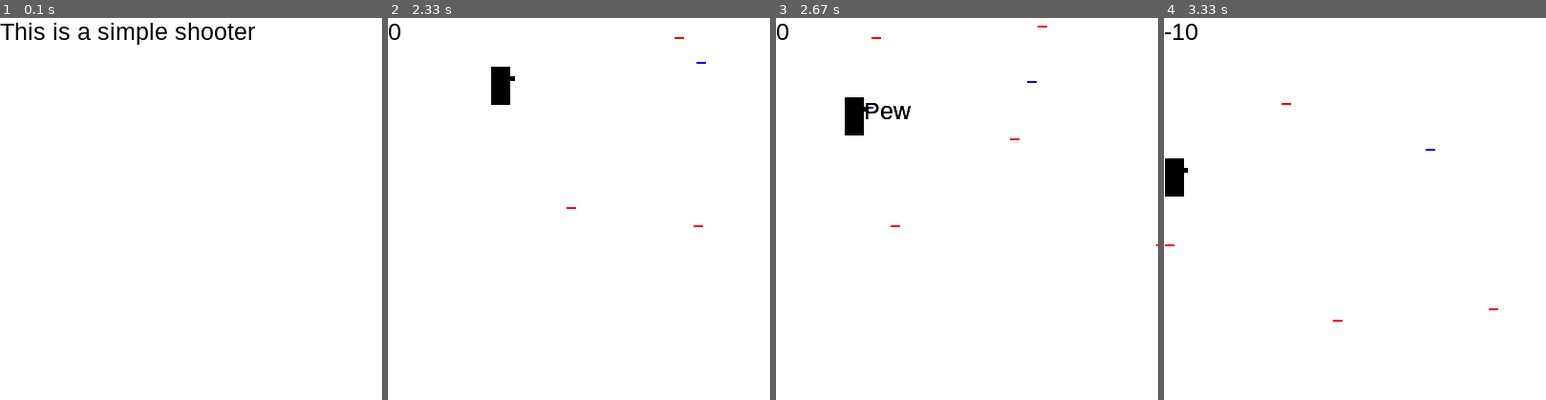
Above: before the commit, frames 1-4 (left to right).
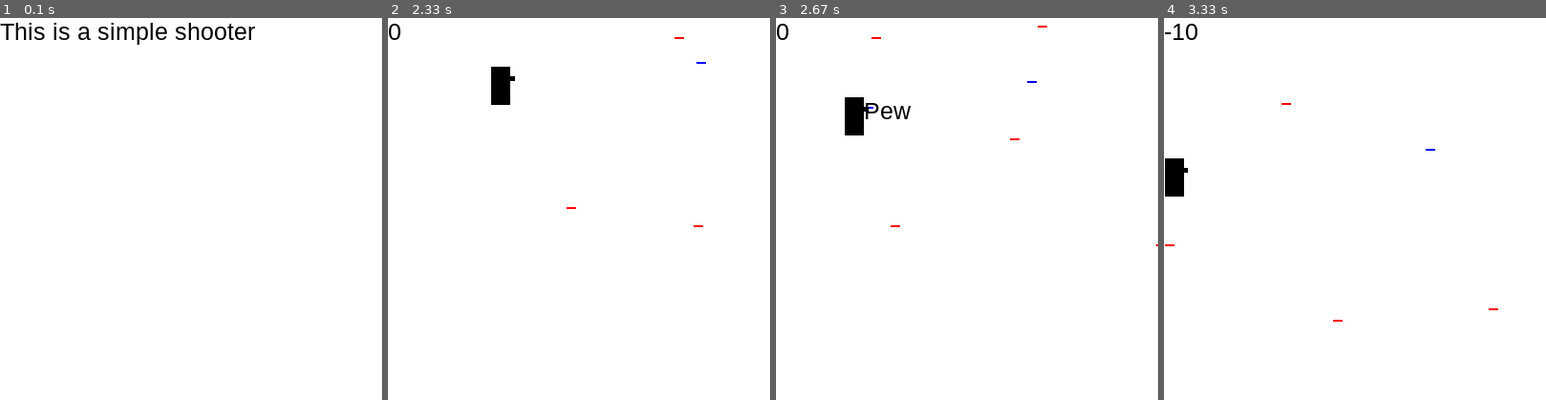
Above: after the commit, the same moments.

Repository: zwang20/SimpleShooter
Game: pygame game, started from project_ss.py
The game is run twice, just before and just after one commit, with the same random seed, the same clock (stepped at 60 frames per second) and the same inputs.
Inputs:
- Up to frame 1 (0.1 s): no input
- Up to frame 2 (2.33 s): tap Space at 0.33, 1.23, 1.57, 1.87, 2.07 s; hold D 0.67-1.13 s; hold W 1.17-1.47 s; hold D 1.5-1.97 s; hold A from 2 s (still down)
- Up to frame 3 (2.67 s): tap Space at 2.37, 2.63 s; release A at 2.53 s; hold S from 2.57 s (still down)
- Up to frame 4 (3.33 s): release S at 2.87 s; hold A 2.9-3.3 s; tap Space at 2.97, 3.27 s
The pictures show only the part of the screen within x 0-50%, y 0-50%; the shares and areas given below are measured in that part.

Frames 1-2 are identical in both runs. In frame 3, 0.1% of the frame differs, in the area x 24-36%, y 22-27%; in frame 4, nothing differs.

Commit message:
Minor changes

Diff:
--- a/project_ss.py
+++ b/project_ss.py
@@ -213,7 +213,6 @@
                 if ss_fire == True:
                     if ss_cooldown < 90:
                         sge_print(game_display, 'Pew', ss_pos[0]+20, ss_pos[1])
-                        ss_print('Pew', ss_pos[0]+20, ss_pos[1])
                         ss_bullets.append([ss_pos[0]+20, ss_pos[1]+10])
                         ss_cooldown += 20
             if ss_cooldown > 0:
